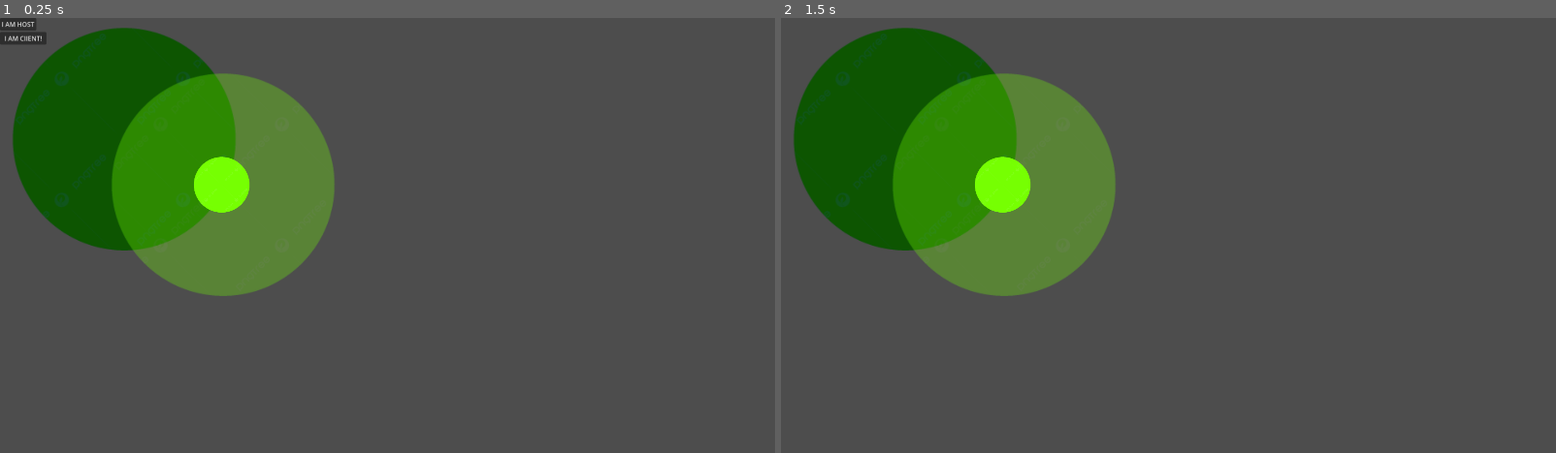
Above: before the commit, frames 1-2 (left to right).
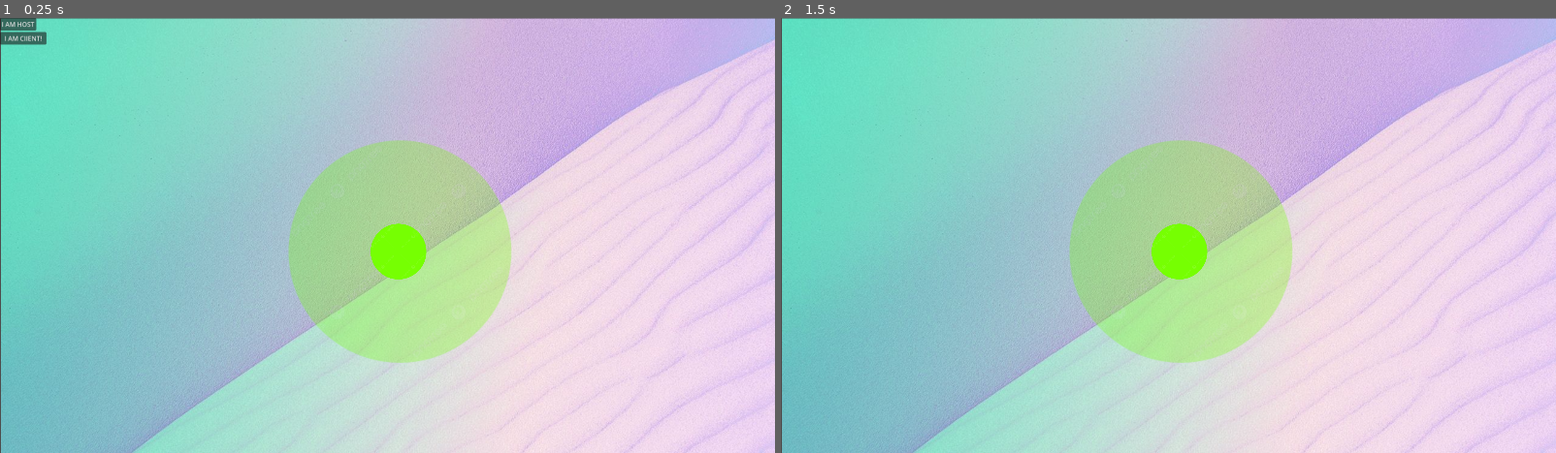
Above: after the commit, the same moments.

Repository: ash4rk/godot_polygon
Game: Godot game, scene res://main.tscn
Same seed, same stepped clock (60 frames per second), same inputs: the game is played once before the commit and once after it. The engine's default icon, where the game draws it, is replaced by a stand-in: a white triangle on a blue panel in a dark square.
Inputs (mouse positions are in pixels of both pictures, inside the frame that each line leads up to):
- Up to frame 1 (0.25 s): no input
- Up to frame 2 (1.5 s): click "I AM ClIENT!" at 0.5 s; tap Enter at 1.25 s; move the mouse to (1339, 213) at 1.27 s

The runs differ from the first frame. In frame 1, 100% of the frame differs, in the area x 0-100%, y 0-100%; in frame 2, 100%.

Commit message:
FEAT: Add background and new position for grower

Diff:
--- a/circles_and_greens/main.tscn
+++ b/circles_and_greens/main.tscn
@@ -1,22 +1,21 @@
 [gd_scene load_steps=4 format=3 uid="uid://dur218wlm6t15"]
 
 [ext_resource type="Script" path="res://main.gd" id="1_mm7nk"]
-[ext_resource type="Texture2D" uid="uid://cig0c3x035skf" path="res://assets/circle_green.png" id="2_1bxco"]
+[ext_resource type="Texture2D" uid="uid://dv65r7otbg80j" path="res://assets/bg.jpg" id="2_pmoau"]
 [ext_resource type="PackedScene" uid="uid://b3vkmdli6ge7l" path="res://grower.tscn" id="3_fhp5l"]
 
 [node name="MainGame" type="Node"]
 script = ExtResource("1_mm7nk")
 
 [node name="BG" type="Sprite2D" parent="."]
-modulate = Color(0.113725, 0.333333, 0.72549, 1)
-position = Vector2(303, 301)
-scale = Vector2(2, 2)
-texture = ExtResource("2_1bxco")
+position = Vector2(1027, 577)
+scale = Vector2(1.5, 1.5)
+texture = ExtResource("2_pmoau")
 
 [node name="Players" type="Node2D" parent="."]
 
 [node name="Grower" parent="." instance=ExtResource("3_fhp5l")]
-position = Vector2(548, 414)
+position = Vector2(986, 580)
 
 [node name="MultiplayerSpawner" type="MultiplayerSpawner" parent="."]
 _spawnable_scenes = PackedStringArray("res://character.tscn")
Binary file added: circles_and_greens/assets/bg.jpg
Not shown, added: circles_and_greens/assets/bg.jpg.import
